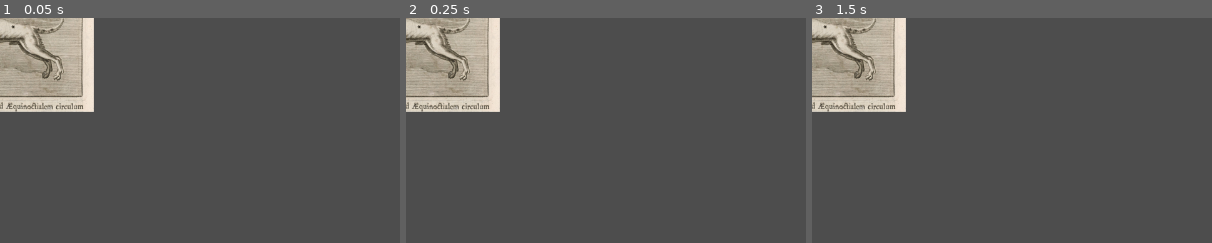
Above: before the commit, frames 1-3 (left to right).
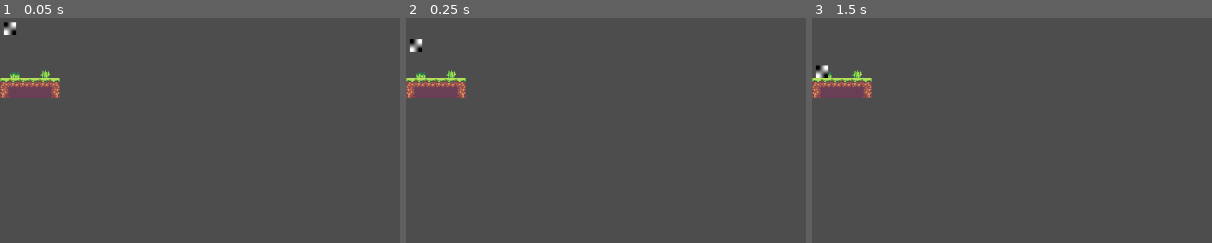
Above: after the commit, the same moments.

Repository: shoggoth/VaultsOfZin
Game: Godot game, scene res://scene/game.tscn
Two runs of this game, one before a commit and one after it. Both use one fixed random seed, a clock stepped at 60 frames per second and the inputs below.
Inputs:
- Up to frame 1 (0.05 s): no input
- Up to frame 2 (0.25 s): no input
- Up to frame 3 (1.5 s): tap Enter at 1.25 s
The pictures show only the part of the screen within x 0-50%, y 0-50%; the shares and areas given below are measured in that part.

The runs differ from the first frame. In frame 1, 9.6% of the frame differs, in the area x 0-24%, y 0-42%; in frame 2, 9.6%; in frame 3, 9.6%.

Commit message:
Added some tiles and a ball with physics (test rig)

Diff:
--- a/project.godot
+++ b/project.godot
@@ -27,6 +27,13 @@
 window/size/viewport_width=1280
 window/size/viewport_height=720
 
+[layer_names]
+
+2d_physics/layer_1="Player"
+2d_physics/layer_2="Enemy"
+2d_physics/layer_3="BG"
+2d_physics/layer_4="Platform"
+
 [rendering]
 
 renderer/rendering_method="gl_compatibility"
--- a/scene/game.tscn
+++ b/scene/game.tscn
@@ -1,8 +1,22 @@
-[gd_scene load_steps=2 format=3 uid="uid://m0agolvnpkb0"]
+[gd_scene load_steps=4 format=3 uid="uid://m0agolvnpkb0"]
 
 [ext_resource type="Script" path="res://scene/game.gd" id="1_3te1s"]
+[ext_resource type="Texture2D" uid="uid://w0nwbyx62oxf" path="res://gfx/check_2.png" id="2_nixv5"]
+
+[sub_resource type="CircleShape2D" id="CircleShape2D_2k1yk"]
 
 [node name="Game" type="Node"]
 script = ExtResource("1_3te1s")
 
 [node name="World" parent="." instance_placeholder="res://scene/world.tscn"]
+
+[node name="Ball" type="RigidBody2D" parent="."]
+position = Vector2(16, 16)
+collision_mask = 4
+
+[node name="Sprite2D" type="Sprite2D" parent="Ball"]
+scale = Vector2(10, 10)
+texture = ExtResource("2_nixv5")
+
+[node name="CollisionShape2D" type="CollisionShape2D" parent="Ball"]
+shape = SubResource("CircleShape2D_2k1yk")
--- a/scene/world.tscn
+++ b/scene/world.tscn
@@ -1,8 +1,288 @@
-[gd_scene load_steps=2 format=3 uid="uid://vli2mhpuf30d"]
-
-[ext_resource type="Texture2D" uid="uid://cbv1hnsx1ax8d" path="res://gfx/logo.png" id="1_3ij26"]
+[gd_scene load_steps=6 format=4 uid="uid://vli2mhpuf30d"]
+
+[ext_resource type="Texture2D" uid="uid://berlumwl87vkx" path="res://gfx/tiles/tileset.png" id="1_f8bxm"]
+
+[sub_resource type="TileSetAtlasSource" id="TileSetAtlasSource_qdg65"]
+resource_name = "Platform"
+texture = ExtResource("1_f8bxm")
+1:1/0 = 0
+1:1/0/physics_layer_0/polygon_0/points = PackedVector2Array(-8, -8, 8, -8, 8, 8, -8, 8)
+3:1/0 = 0
+3:1/0/physics_layer_0/polygon_0/points = PackedVector2Array(-8, -8, 8, -8, 8, 8, -8, 8)
+5:1/0 = 0
+5:1/0/physics_layer_0/polygon_0/points = PackedVector2Array(-8, -8, 8, -8, 8, 8, -8, 8)
+7:1/0 = 0
+9:1/0 = 0
+10:1/0 = 0
+11:1/0 = 0
+13:1/0 = 0
+14:1/0 = 0
+16:1/0 = 0
+17:1/0 = 0
+19:1/0 = 0
+20:1/0 = 0
+22:1/0 = 0
+23:1/0 = 0
+13:2/0 = 0
+14:2/0 = 0
+16:2/0 = 0
+17:2/0 = 0
+19:2/0 = 0
+20:2/0 = 0
+22:2/0 = 0
+23:2/0 = 0
+1:3/0 = 0
+3:3/0 = 0
+5:3/0 = 0
+7:3/0 = 0
+8:3/0 = 0
+10:3/0 = 0
+11:3/0 = 0
+14:4/0 = 0
+16:4/0 = 0
+20:4/0 = 0
+22:4/0 = 0
+1:5/0 = 0
+3:5/0 = 0
+5:5/0 = 0
+7:5/0 = 0
+8:5/0 = 0
+9:5/0 = 0
+14:5/0 = 0
+16:5/0 = 0
+20:5/0 = 0
+22:5/0 = 0
+1:7/0 = 0
+3:7/0 = 0
+5:7/0 = 0
+7:7/0 = 0
+9:7/0 = 0
+11:7/0 = 0
+15:7/0 = 0
+17:7/0 = 0
+19:7/0 = 0
+15:9/0 = 0
+17:9/0 = 0
+19:9/0 = 0
+1:10/0 = 0
+2:10/0 = 0
+4:10/0 = 0
+5:10/0 = 0
+7:10/0 = 0
+10:10/0 = 0
+11:10/0 = 0
+2:11/0 = 0
+4:11/0 = 0
+15:11/0 = 0
+17:11/0 = 0
+19:11/0 = 0
+7:13/0 = 0
+9:13/0 = 0
+11:13/0 = 0
+13:13/0 = 0
+7:14/0 = 0
+9:14/0 = 0
+11:14/0 = 0
+15:14/0 = 0
+17:14/0 = 0
+19:14/0 = 0
+1:15/0 = 0
+2:15/0 = 0
+4:15/0 = 0
+5:15/0 = 0
+9:15/0 = 0
+2:16/0 = 0
+4:16/0 = 0
+11:16/0 = 0
+14:16/0 = 0
+15:16/0 = 0
+17:16/0 = 0
+18:16/0 = 0
+19:16/0 = 0
+1:17/0 = 0
+2:17/0 = 0
+4:17/0 = 0
+5:17/0 = 0
+11:17/0 = 0
+14:17/0 = 0
+15:17/0 = 0
+1:18/0 = 0
+2:18/0 = 0
+4:18/0 = 0
+5:18/0 = 0
+10:18/0 = 0
+11:18/0 = 0
+12:18/0 = 0
+14:18/0 = 0
+15:18/0 = 0
+17:18/0 = 0
+19:18/0 = 0
+21:18/0 = 0
+1:20/0 = 0
+3:20/0 = 0
+4:20/0 = 0
+9:20/0 = 0
+10:20/0 = 0
+11:20/0 = 0
+13:20/0 = 0
+14:20/0 = 0
+15:20/0 = 0
+17:20/0 = 0
+3:21/0 = 0
+4:21/0 = 0
+9:21/0 = 0
+10:21/0 = 0
+11:21/0 = 0
+13:21/0 = 0
+14:21/0 = 0
+15:21/0 = 0
+
+[sub_resource type="TileSet" id="TileSet_m2isg"]
+resource_name = "Base"
+physics_layer_0/collision_layer = 12
+physics_layer_0/collision_mask = 0
+sources/0 = SubResource("TileSetAtlasSource_qdg65")
+
+[sub_resource type="TileSetAtlasSource" id="TileSetAtlasSource_rgfdm"]
+texture = ExtResource("1_f8bxm")
+1:1/0 = 0
+3:1/0 = 0
+5:1/0 = 0
+7:1/0 = 0
+9:1/0 = 0
+10:1/0 = 0
+11:1/0 = 0
+13:1/0 = 0
+14:1/0 = 0
+16:1/0 = 0
+17:1/0 = 0
+19:1/0 = 0
+20:1/0 = 0
+22:1/0 = 0
+23:1/0 = 0
+13:2/0 = 0
+14:2/0 = 0
+16:2/0 = 0
+17:2/0 = 0
+19:2/0 = 0
+20:2/0 = 0
+22:2/0 = 0
+23:2/0 = 0
+1:3/0 = 0
+3:3/0 = 0
+5:3/0 = 0
+7:3/0 = 0
+8:3/0 = 0
+10:3/0 = 0
+11:3/0 = 0
+14:4/0 = 0
+16:4/0 = 0
+20:4/0 = 0
+22:4/0 = 0
+1:5/0 = 0
+3:5/0 = 0
+5:5/0 = 0
+7:5/0 = 0
+8:5/0 = 0
+9:5/0 = 0
+14:5/0 = 0
+16:5/0 = 0
+20:5/0 = 0
+22:5/0 = 0
+1:7/0 = 0
+3:7/0 = 0
+5:7/0 = 0
+7:7/0 = 0
+9:7/0 = 0
+11:7/0 = 0
+15:7/0 = 0
+17:7/0 = 0
+19:7/0 = 0
+15:9/0 = 0
+17:9/0 = 0
+19:9/0 = 0
+1:10/0 = 0
+2:10/0 = 0
+4:10/0 = 0
+5:10/0 = 0
+7:10/0 = 0
+10:10/0 = 0
+11:10/0 = 0
+2:11/0 = 0
+4:11/0 = 0
+15:11/0 = 0
+17:11/0 = 0
+19:11/0 = 0
+7:13/0 = 0
+9:13/0 = 0
+11:13/0 = 0
+13:13/0 = 0
+7:14/0 = 0
+9:14/0 = 0
+11:14/0 = 0
+15:14/0 = 0
+17:14/0 = 0
+19:14/0 = 0
+1:15/0 = 0
+2:15/0 = 0
+4:15/0 = 0
+5:15/0 = 0
+9:15/0 = 0
+2:16/0 = 0
+4:16/0 = 0
+11:16/0 = 0
+14:16/0 = 0
+15:16/0 = 0
+17:16/0 = 0
+18:16/0 = 0
+19:16/0 = 0
+1:17/0 = 0
+2:17/0 = 0
+4:17/0 = 0
+5:17/0 = 0
+11:17/0 = 0
+14:17/0 = 0
+15:17/0 = 0
+1:18/0 = 0
+2:18/0 = 0
+4:18/0 = 0
+5:18/0 = 0
+10:18/0 = 0
+11:18/0 = 0
+12:18/0 = 0
+14:18/0 = 0
+15:18/0 = 0
+17:18/0 = 0
+19:18/0 = 0
+21:18/0 = 0
+1:20/0 = 0
+3:20/0 = 0
+4:20/0 = 0
+9:20/0 = 0
+10:20/0 = 0
+11:20/0 = 0
+13:20/0 = 0
+14:20/0 = 0
+15:20/0 = 0
+17:20/0 = 0
+3:21/0 = 0
+4:21/0 = 0
+9:21/0 = 0
+10:21/0 = 0
+11:21/0 = 0
+13:21/0 = 0
+14:21/0 = 0
+15:21/0 = 0
+
+[sub_resource type="TileSet" id="TileSet_qno5w"]
+sources/0 = SubResource("TileSetAtlasSource_rgfdm")
 
 [node name="World" type="Node2D"]
 
-[node name="Sprite2D" type="Sprite2D" parent="."]
-texture = ExtResource("1_3ij26")
+[node name="Platform" type="TileMapLayer" parent="."]
+tile_map_data = PackedByteArray("AAAAAAYAAAABAAEAAAAAAAcAAAABAAMAAAABAAYAAAADAAEAAAABAAcAAAADAAMAAAACAAYAAAADAAEAAAACAAcAAAADAAMAAAADAAYAAAADAAEAAAADAAcAAAADAAMAAAAEAAYAAAADAAEAAAAEAAcAAAADAAMAAAAFAAYAAAAFAAEAAAAFAAcAAAAFAAMAAAA=")
+tile_set = SubResource("TileSet_m2isg")
+
+[node name="Decoration" type="TileMapLayer" parent="."]
+tile_map_data = PackedByteArray("AAABAAUAAAABAAcAAAAEAAUAAAADAAcAAAA=")
+tile_set = SubResource("TileSet_qno5w")
